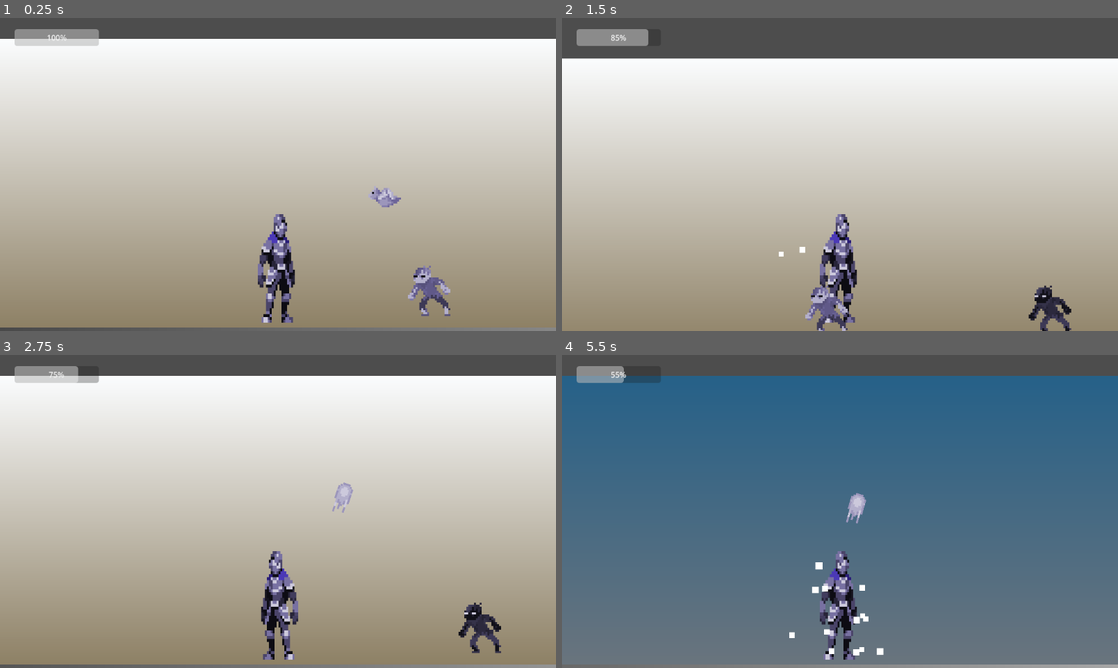
Above: before the commit, frames 1-4 (two rows, left to right).
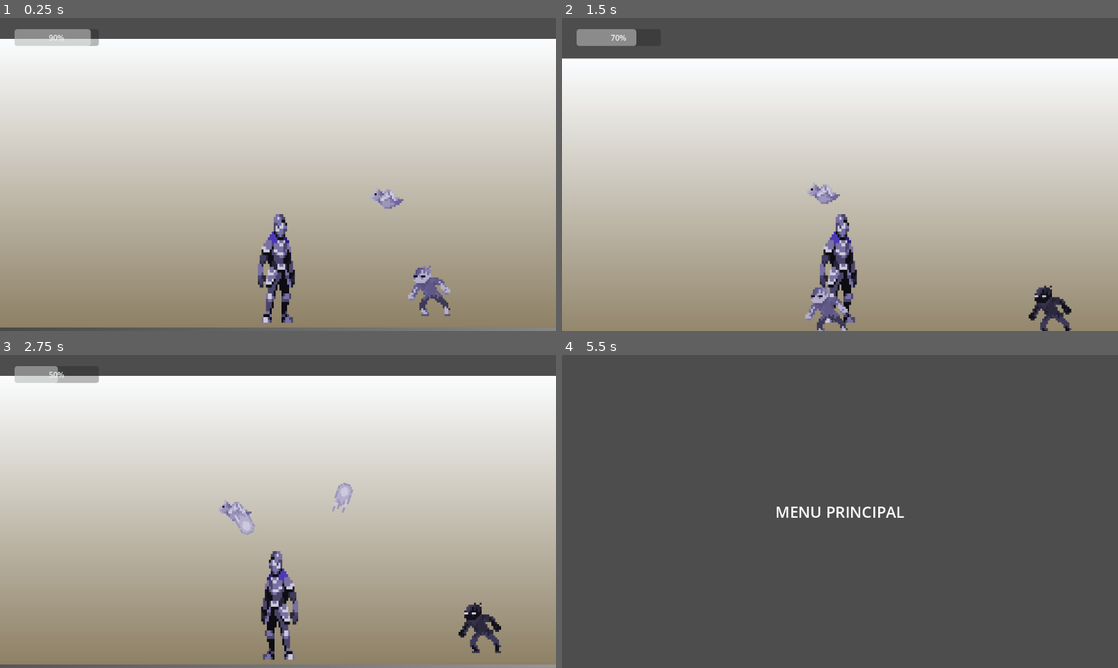
Above: after the commit, the same moments.

Repository: hugoc7/AbyssGameJam
Game: Godot game, scene res://levels/hugo.tscn
Same seed, same stepped clock (60 frames per second), same inputs: the game is played once before the commit and once after it. This scene is started directly instead of the project's main scene.
Inputs (mouse positions are in pixels of both pictures, inside the frame that each line leads up to):
- Up to frame 1 (0.25 s): no input
- Up to frame 2 (1.5 s): move the mouse to (962, 158) at 0.52 s; hold Right mouse button (attack_range) 0.53-1.28 s; hold D (move_right) from 0.53 s (still down); tap W (jump) at 0.77 s; move the mouse to (728, 190) at 1.27 s; right-click (728, 190) at 1.35 s
- Up to frame 3 (2.75 s): tap W (jump) at 1.52 s; move the mouse to (333, 442) at 2.02 s; release D (move_right) at 2.03 s; press the mouse at (333, 442) at 2.03 s; hold A (move_left) from 2.03 s (still down); right-click (333, 442) at 2.3 s
- Up to frame 4 (5.5 s): move the mouse to (812, 574) at 2.77 s; release A (move_left) at 2.78 s; release the mouse at (812, 574) at 2.78 s; hold D (move_right) 2.78-4.28 s; tap Space (switch_level_color) at 2.85 s; tap W (jump) at 3.02, 3.77, 4.52 s; right-click (812, 574) at 3.05 s; move the mouse to (1006, 558) at 3.52 s; hold Right mouse button (attack_range) 3.53-4.28 s; move the mouse to (673, 464) at 4.27 s; hold A (move_left) 4.28-5.03 s; right-click (673, 464) at 4.35 s; move the mouse to (867, 511) at 5.02 s; press the mouse at (867, 511) at 5.03 s; hold D (move_right) from 5.03 s (still down); right-click (867, 511) at 5.3 s

The runs differ from the first frame. In frame 1, 0.3% of the frame differs, in the area x 8-73%, y 3-61%; in frame 2, 0.4%; in frame 3, 0.5%; in frame 4, 94%, in the area x 0-100%, y 3-100%.

Commit message:
add bat attack

Diff:
--- a/enemy/bat/enemy_bat.gd
+++ b/enemy/bat/enemy_bat.gd
@@ -7,17 +7,19 @@
 @export var white_texture : Texture2D = null
 @export var black_texture : Texture2D = null
 @export var player : Node2D = null
-const purchase_distance = Vector2(250,1200) # (min, max)
+@export var purchase_distance = Vector2(250,1200) # (min, max)
 @export var speed : float = 50.0
-const y_speed: float = 5
+@export var y_speed: float = 5
 @export var damage : int = 10
 @export var attack_range : float = 200
 @export var life = 100
 @export var explosion_vfx : PackedScene
+@export var projectile : PackedScene
+@export var projectile_speed = 300.0
+@export var turnaround_cooldown_duration : float = 5
 
 var is_in_cooldown = false
 
-const turnaround_cooldown_duration : float = 5
 var turnaround_timer : SceneTreeTimer = null
 
 func take_damage(damage):
@@ -30,6 +32,14 @@
 	var explosion_instance = explosion_vfx.instantiate()
 	explosion_instance.position = position
 	get_parent().add_child(explosion_instance)
+
+func fire_projectile():
+	var projectile_instance : Projectile = projectile.instantiate()
+	projectile_instance.damage = self.damage
+	projectile_instance.collision_layer = 5
+	projectile_instance.collision_mask = 9
+	projectile_instance.launch(position, projectile_speed*global_position.direction_to(player.global_position))
+	get_parent().add_child(projectile_instance)
 
 func _ready():
 	if color == Enums.LightColor.WHITE:
@@ -54,7 +64,11 @@
 func _process(delta):
 	if player == null:
 		return
-	var sqr_dist_to_player = global_position.distance_squared_to(player.position)
+
+	var sqr_dist_to_player = global_position.distance_squared_to(player.global_position)
+	if $AttackTimer.is_stopped() and sqr_dist_to_player < attack_range * attack_range:
+		$AttackTimer.start()
+
 	if sqr_dist_to_player < purchase_distance.y * purchase_distance.y:
 		#print_debug(sqrt(sqr_dist_to_player)," ", purchase_distance.y," ", purchase_distance.x," ",turnaround_timer.time_left)
 		if sqr_dist_to_player < purchase_distance.x * purchase_distance.x:
--- a/enemy/bat/enemy_bat.tscn
+++ b/enemy/bat/enemy_bat.tscn
@@ -1,9 +1,10 @@
-[gd_scene load_steps=6 format=3 uid="uid://dkdfa3qyl3g7c"]
+[gd_scene load_steps=7 format=3 uid="uid://dkdfa3qyl3g7c"]
 
 [ext_resource type="Script" path="res://enemy/bat/enemy_bat.gd" id="1_ncxyc"]
 [ext_resource type="Texture2D" uid="uid://4ulhgtsqt61w" path="res://enemy/bat/Bat_Blanc.png" id="2_dxwi3"]
 [ext_resource type="Texture2D" uid="uid://es2hpcvacav8" path="res://enemy/bat/Bat_Noir.png" id="3_kqqdt"]
 [ext_resource type="PackedScene" uid="uid://dqgwffom65lvd" path="res://visual_effects/explosion.tscn" id="4_334tj"]
+[ext_resource type="PackedScene" uid="uid://ndaq34x515wt" path="res://projectiles/fireball.tscn" id="5_8l3cg"]
 
 [sub_resource type="CapsuleShape2D" id="CapsuleShape2D_okoi0"]
 radius = 22.0
@@ -17,8 +18,9 @@
 white_texture = ExtResource("2_dxwi3")
 black_texture = ExtResource("3_kqqdt")
 speed = 80.0
-damage = 5
+attack_range = 1200.0
 explosion_vfx = ExtResource("4_334tj")
+projectile = ExtResource("5_8l3cg")
 
 [node name="CollisionShape2D" type="CollisionShape2D" parent="."]
 position = Vector2(-3, -2)
@@ -32,3 +34,9 @@
 
 [node name="CooldownTimer" type="Timer" parent="."]
 one_shot = true
+
+[node name="AttackTimer" type="Timer" parent="."]
+wait_time = 0.5
+one_shot = true
+
+[connection signal="timeout" from="AttackTimer" to="." method="fire_projectile"]
--- a/levels/hugo.tscn
+++ b/levels/hugo.tscn
@@ -60,7 +60,10 @@
 [node name="EnemyBat" parent="Enemy" node_paths=PackedStringArray("player") instance=ExtResource("7_i3bic")]
 position = Vector2(380, 338)
 player = NodePath("../../Player")
-speed = 100.0
+
+[node name="EnemyBat2" parent="Enemy" node_paths=PackedStringArray("player") instance=ExtResource("7_i3bic")]
+position = Vector2(-1050, 210)
+player = NodePath("../../Player")
 
 [node name="EnemyContact" parent="Enemy" node_paths=PackedStringArray("player") instance=ExtResource("6_l8te7")]
 position = Vector2(461, 508)
--- a/project.godot
+++ b/project.godot
@@ -62,6 +62,7 @@
 2d_physics/layer_2="Fireball"
 2d_physics/layer_3="Enemy"
 2d_physics/layer_4="Wall"
+2d_physics/layer_5="EnemyFireball"
 
 [rendering]
 
